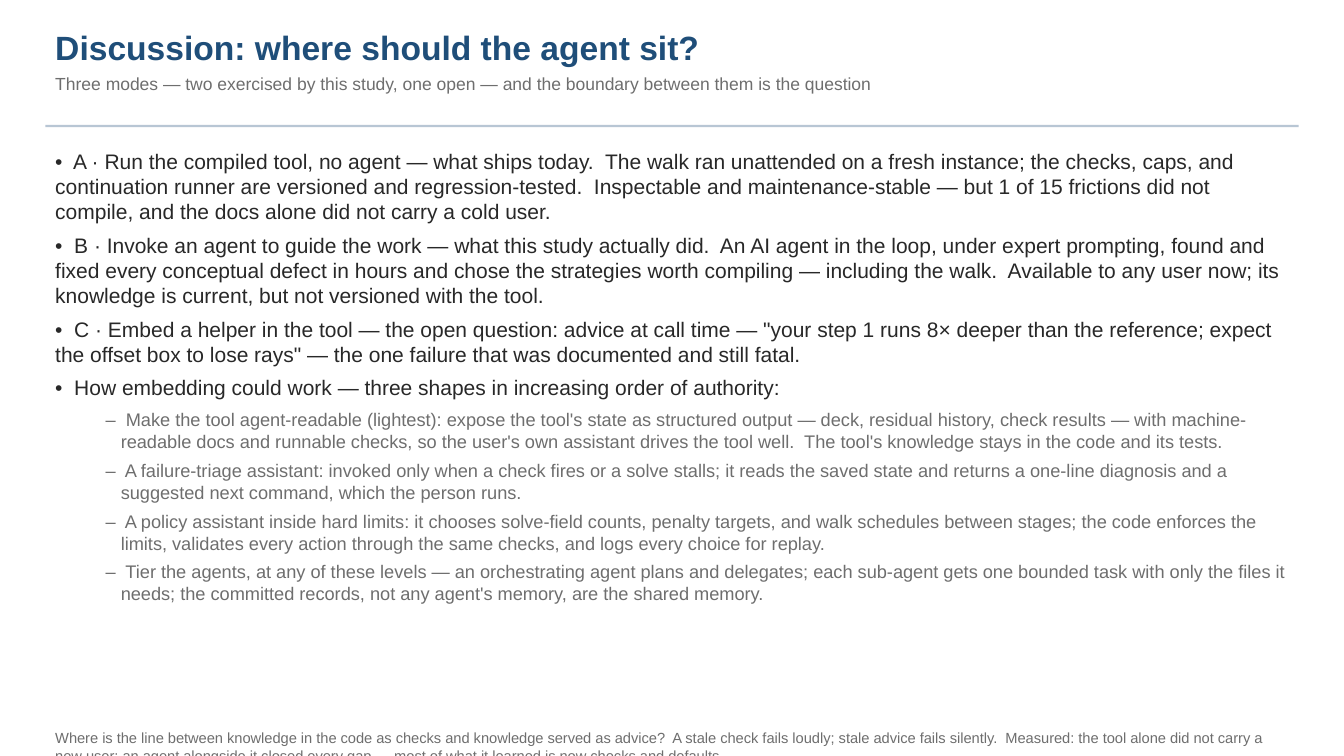
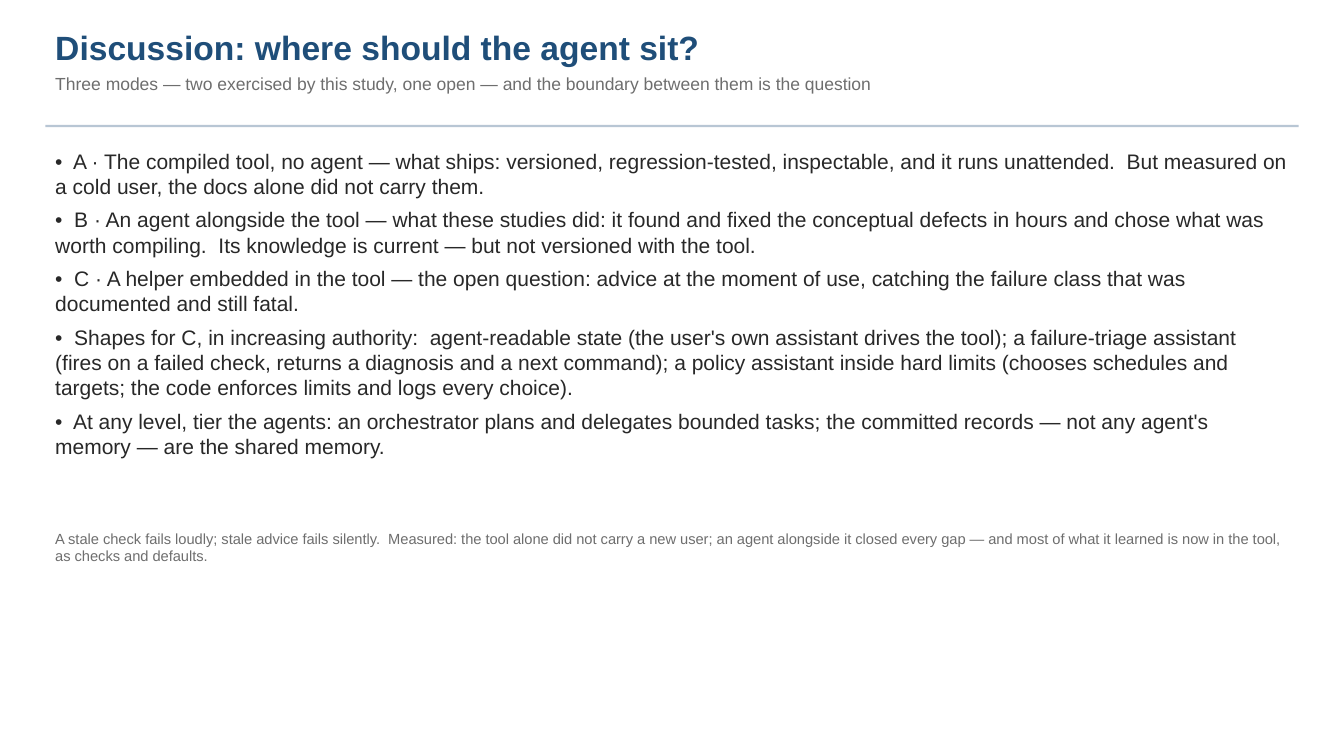
Before and after one commit to nasa-jpl/macos, a slide deck: slide 30 of demo_session/baseline_pass3.pptx. Drawn at 1344x756 pixels with LibreOffice and Linux fonts; fonts in the diff are those of the drawing. Boxes give left, top, right and bottom in pixels: in the first picture for what was removed or moved away, otherwise in the second. Text is boxed around its words. In the diff, an @@ line names an element or a change of style, - is before the commit and + after.

```diff
--- a/demo_session/baseline_pass3.pptx
+++ b/demo_session/baseline_pass3.pptx
@@ text at (x1=55, y1=153, x2=1286, y2=459): text changed; size 13 to 15 pt; text colour #6E6E6E to #282828 @@
-• A · Run the compiled tool, no agent — what ships today. The walk ran unattended on a fresh instance; the checks, caps, and continuation runner are versioned and regression-tested. Inspectable and maintenance-stable — but 1 of 15 frictions did not compile, and the docs alone did not carry a cold user.
-• B · Invoke an agent to guide the work — what this study actually did. An AI agent in the loop, under expert prompting, found and fixed every conceptual defect in hours and chose the strategies worth compiling — including the walk. Available to any user now; its knowledge is current, but not versioned with the tool.
-• C · Embed a helper in the tool — the open question: advice at call time — "your step 1 runs 8× deeper than the reference; expect the offset box to lose rays" — the one failure that was documented and still fatal.
-• How embedding could work — three shapes in increasing order of authority:
-– Make the tool agent-readable (lightest): expose the tool's state as structured output — deck, residual history, check results — with machine-readable docs and runnable checks, so the user's own assistant drives the tool well. The tool's knowledge stays in the code and its tests.
-– A failure-triage assistant: invoked only when a check fires or a solve stalls; it reads the saved state and returns a one-line diagnosis and a suggested next command, which the person runs.
-– A policy assistant inside hard limits: it chooses solve-field counts, penalty targets, and walk schedules between stages; the code enforces the limits, validates every action through the same checks, and logs every choice for replay.
-– Tier the agents, at any of these levels — an orchestrating agent plans and delegates; each sub-agent gets one bounded task with only the files it needs; the committed records, not any agent's memory, are the shared memory.
+• A · The compiled tool, no agent — what ships: versioned, regression-tested, inspectable, and it runs unattended. But measured on a cold user, the docs alone did not carry them.
+• B · An agent alongside the tool — what these studies did: it found and fixed the conceptual defects in hours and chose what was worth compiling. Its knowledge is current — but not versioned with the tool.
+• C · A helper embedded in the tool — the open question: advice at the moment of use, catching the failure class that was documented and still fatal.
+• Shapes for C, in increasing authority: agent-readable state (the user's own assistant drives the tool); a failure-triage assistant (fires on a failed check, returns a diagnosis and a next command); a policy assistant inside hard limits (chooses schedules and targets; the code enforces limits and logs every choice).
+• At any level, tier the agents: an orchestrator plans and delegates bounded tasks; the committed records — not any agent's memory — are the shared memory.
@@ text at (x1=55, y1=533, x2=1281, y2=561): text changed @@
-Where is the line between knowledge in the code as checks and knowledge served as advice? A stale check fails loudly; stale advice fails silently. Measured: the tool alone did not carry a new user; an agent alongside it closed every gap — most of what it learned is now checks and defaults.
+A stale check fails loudly; stale advice fails silently. Measured: the tool alone did not carry a new user; an agent alongside it closed every gap — and most of what it learned is now in the tool, as checks and defaults.
```
Also in this commit, not shown: 2 other slides changed, 3 other files.
